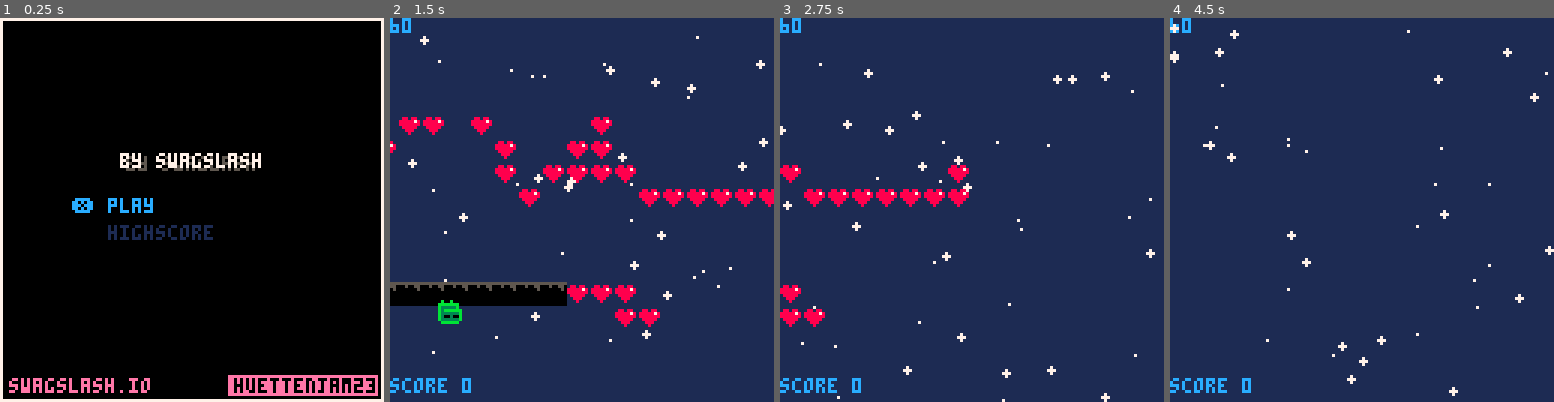
Above: before the commit, frames 1-4 (left to right).
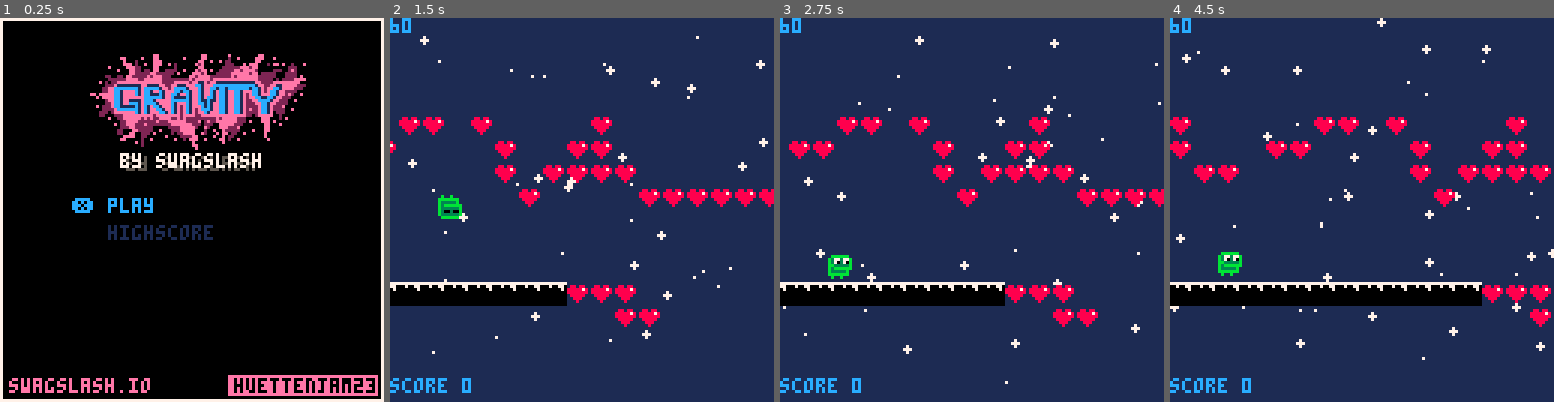
Above: after the commit, the same moments.

Repository: swagslash/huettenjam2023
Game: PICO-8 cartridge huettenjam2023.p8
Two runs of this game, one before a commit and one after it. Both use one fixed random seed, a clock stepped at 60 frames per second and the inputs below.
Inputs:
- Up to frame 1 (0.25 s): no input
- Up to frame 2 (1.5 s): tap X (X key) at 0.33, 1.07 s; tap O (Z key) at 0.7 s
- Up to frame 3 (2.75 s): tap O (Z key) at 1.7, 2.1, 2.5 s; tap X (X key) at 1.85 s; hold Up 2.15-2.42 s
- Up to frame 4 (4.5 s): tap O (Z key) every 0.4 s from 2.9 to 4.1 s; tap X (X key) at 2.97, 4.08 s; hold Down 3.63-3.97 s

The runs differ from the first frame. In frame 1, 8.0% of the frame differs, in the area x 23-80%, y 9-35%; in frame 2, 1.2%; in frame 3, 11%, in the area x 0-100%, y 4-100%; in frame 4, 11%.

Commit message:
Revert "Adding music"
This reverts commit 98dd552b33c190dc41abef469f0e8f731b3268dd.

Diff:
--- a/huettenjam2023.p8
+++ b/huettenjam2023.p8
@@ -272,7 +272,7 @@
 
 
 __gff__
-0001800000000000000000000000000000010000000000000000000000000000000000000000000000000000000000000000000000000000000000000000000000000000000000000000000000000000000000000000000000000000000000000000000000000000000000000000000000000000000000000000000000000000
+0003800000000000000000000000000000030200000000000000000000000000000000000000000000000000000000000000000000000000000000000000000000000000000000000000000000000000000000000000000000000000000000000000000000000000000000000000000000000000000000000000000000000000
 0000000000000000000000000000000000000000000000000000000000000000000000000000000000000000000000000000000000000000000000000000000000000000000000000000000000000000000000000000000000000000000000000000000000000000000000000000000000000000000000000000000000000000
 __map__
 1100000000000000000000000000000000000000000000000000000000000000000000000000000000000000000000000000000000000000000000000000000000000000000000000000000000000000000000000000000000000000000000000000000000000000000000000000000000000000000000000000000000000000
Not shown, changed: 47 lines of the sprite sheet (__gfx__) section of huettenjam2023.p8
Not shown, changed: the music (__music__) section of huettenjam2023.p8
Not shown, changed: the sound effects (__sfx__) section of huettenjam2023.p8
